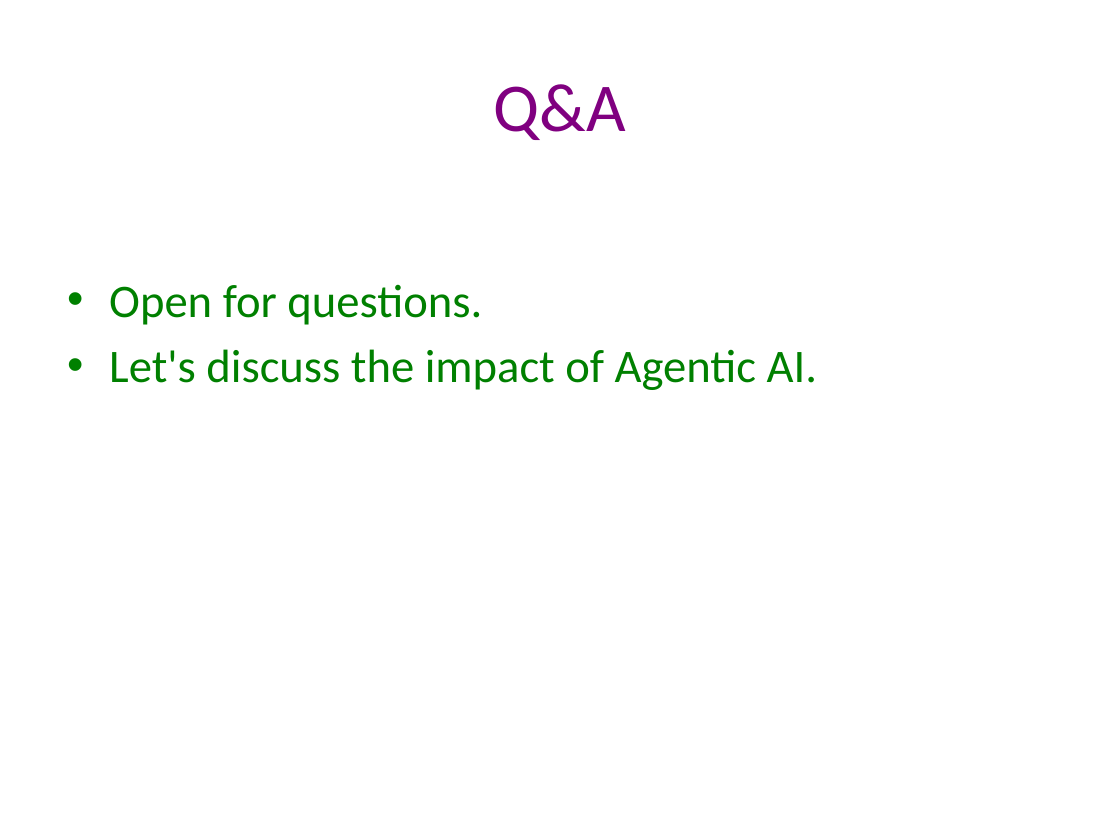
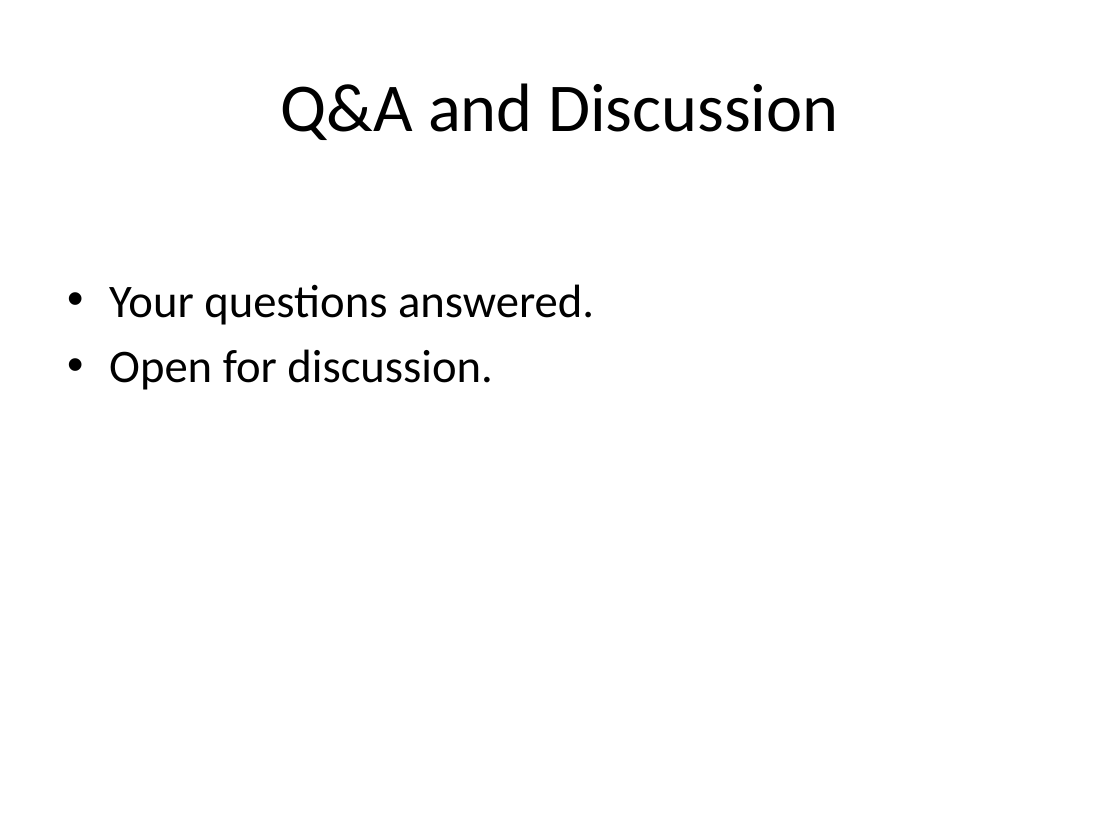
Before and after one commit to Anish-CodeDev/Desktop_AI_Agent, a slide deck: slide 9 of presentation.pptx (slide 10 before the commit). Drawn at 1120x840 pixels with LibreOffice and Linux fonts; fonts in the diff are those of the drawing. Boxes give left, top, right and bottom in pixels: in the first picture for what was removed or moved away, otherwise in the second. Text is boxed around its words. In the diff, an @@ line names an element or a change of style, - is before the commit and + after.

```diff
--- a/presentation.pptx
+++ b/presentation.pptx
@@ title at (x1=280, y1=83, x2=839, y2=140): text changed; text colour #800080 to #000000 @@
-Q&A
+Q&A and Discussion
@@ text at (x1=109, y1=284, x2=594, y2=390): text changed; text colour #008000 to #000000 @@
-• Open for questions.
-• Let's discuss the impact of Agentic AI.
+• Your questions answered.
+• Open for discussion.
```
Also in this commit, not shown: 8 other slides changed, 1 slide removed, 7 other files.
